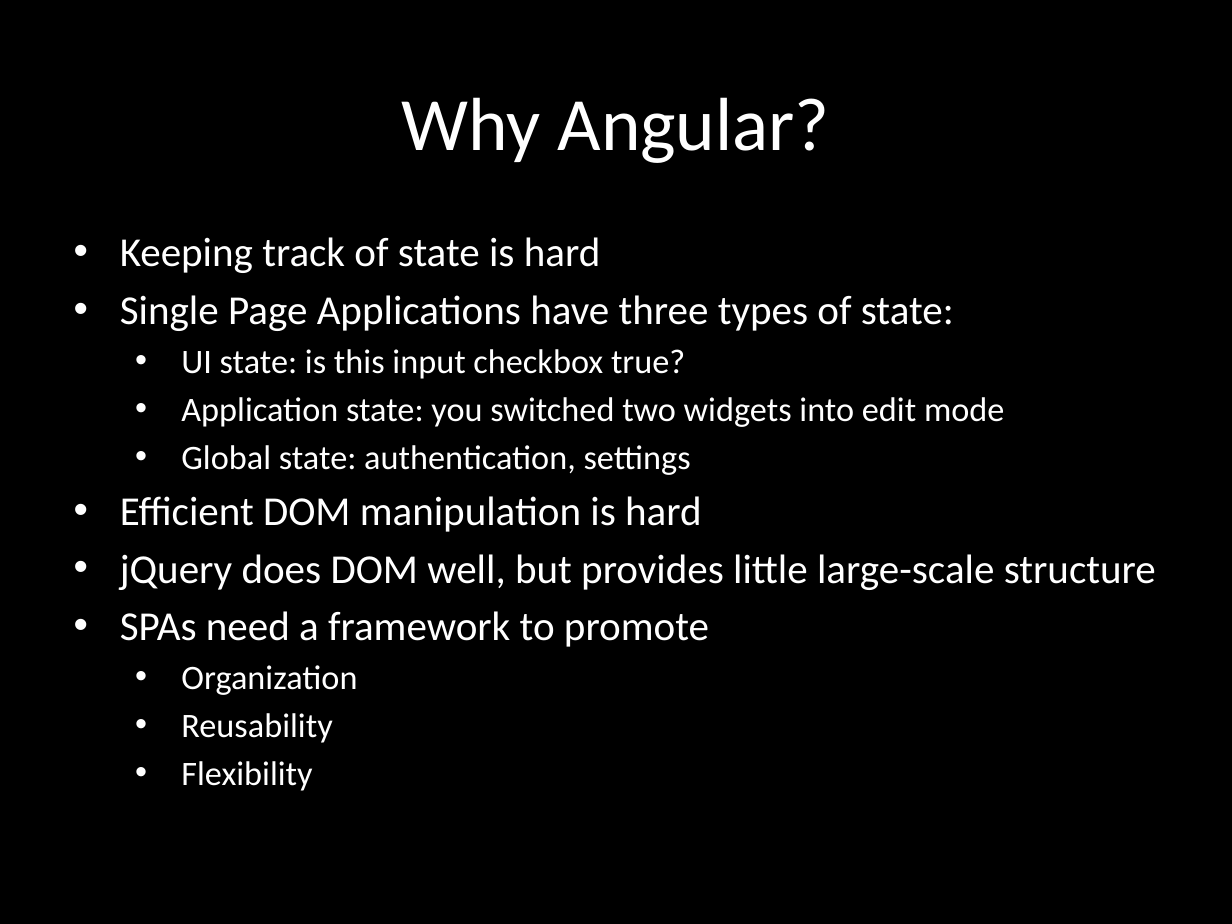
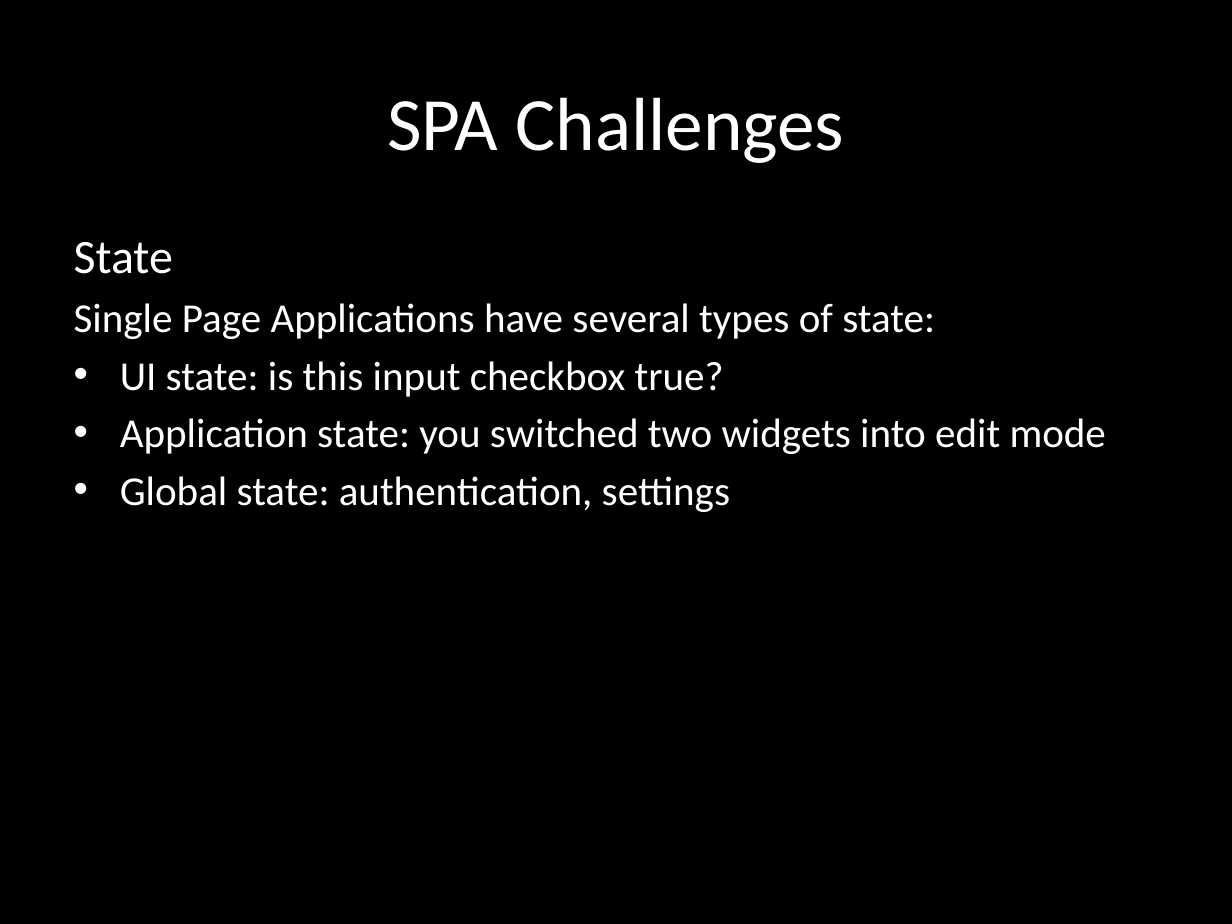
Before and after one commit to eliasjames/training-angular, a slide deck: slide 7 of slides/Angular Slides Day 1.pptx (slide 3 before the commit). Drawn at 1232x924 pixels with LibreOffice and Linux fonts; fonts in the diff are those of the drawing. Boxes give left, top, right and bottom in pixels: in the first picture for what was removed or moved away, otherwise in the second. Text is boxed around its words. In the diff, an @@ line names an element or a change of style, - is before the commit and + after.

```diff
--- a/slides/Angular Slides Day 1.pptx
+++ b/slides/Angular Slides Day 1.pptx
@@ title at [387,97,844,163]: text changed @@
-Why Angular?
+SPA Challenges
@@ subtitle at [74,242,935,339]: text changed @@
-• Keeping track of state is hard
-• Single Page Applications have three types of state:
+State
+Single Page Applications have several types of state:
@@ subtitle at [120,361,1106,512]: size 20 to 24 pt in "UI state: is this input checkbox true?", "Application state: you switched two widgets into ...", "Global state: authentication, settings"; list level 2 to 1 in "UI state: is this input ..."; list level 2 to 1 in "Application state: you switched two ..."; list level 2 to 1 in "Global state: authentication, settings" @@
@@ subtitle at [120,496,1156,791]: paragraphs removed @@
-• Efficient DOM manipulation is hard
-• jQuery does DOM well, but provides little large-scale structure
-• SPAs need a framework to promote
-  • Organization
-  • Reusability
-  • Flexibility
```
Also in this commit, not shown: 10 other slides changed, 10 slides added, 18 slides removed, 2 other files.
